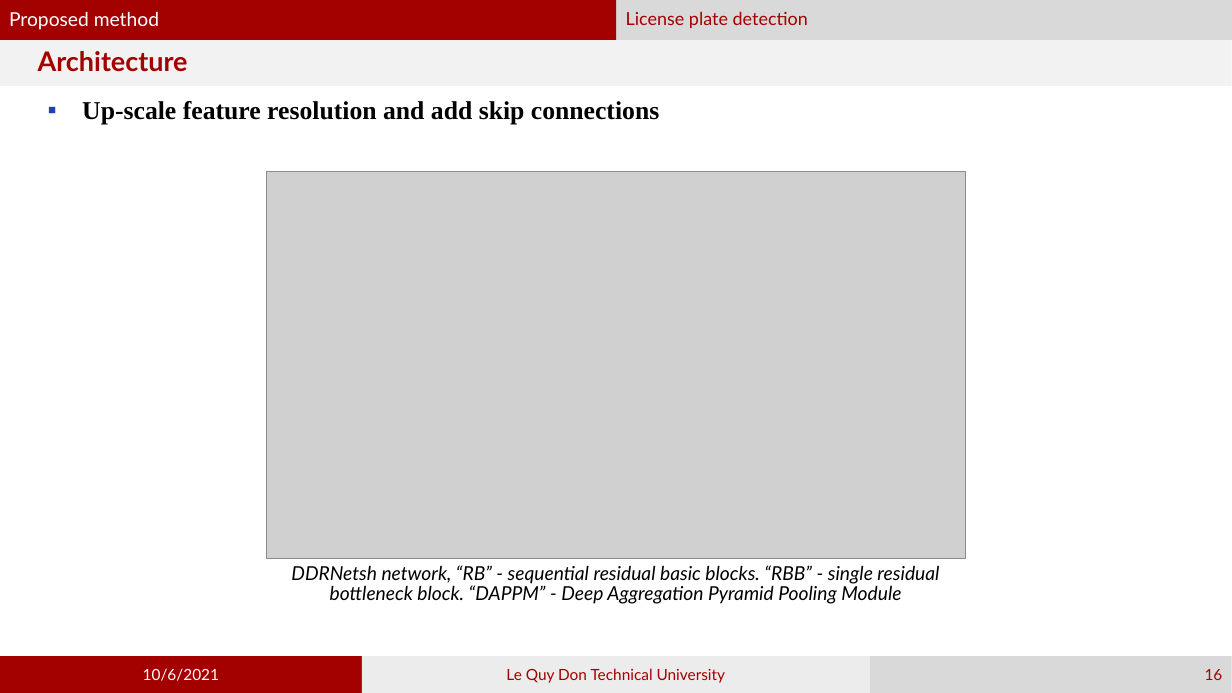
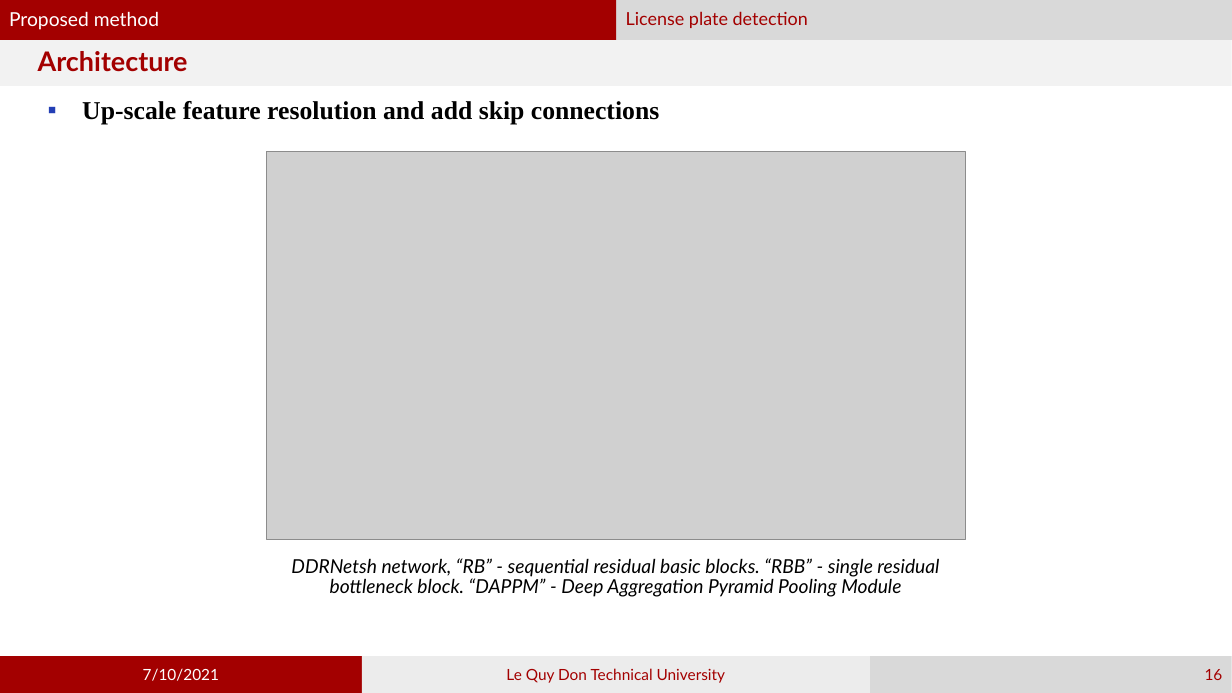
Before and after one commit to phamvandan/graduated-thesis-2021, a slide deck: slide 16 of my_template.pptx. Drawn at 1232x693 pixels with LibreOffice and Linux fonts; fonts in the diff are those of the drawing; grey boxes stand for pictures. Boxes give left, top, right and bottom in pixels: in the first picture for what was removed or moved away, otherwise in the second. Text is boxed around its words. In the diff, an @@ line names an element or a change of style, - is before the commit and + after.

```diff
--- a/my_template.pptx
+++ b/my_template.pptx
@@ picture: place and size @@
-picture at (266,171,965,558)
+picture at (266,152,965,539)
@@ text "DDRNetsh network, “RB” - sequential ...": place and size @@
-text "DDRNetsh network, “RB” - sequential ..." at (291,565,939,604)
+text "DDRNetsh network, “RB” - sequential ..." at (291,558,939,597)
@@ text in rectangle at (143,668,219,681): text changed @@
-10/6/2021
+7/10/2021
```
Also in this commit, not shown: 17 other slides changed, 10 slides added, 4 other files.
